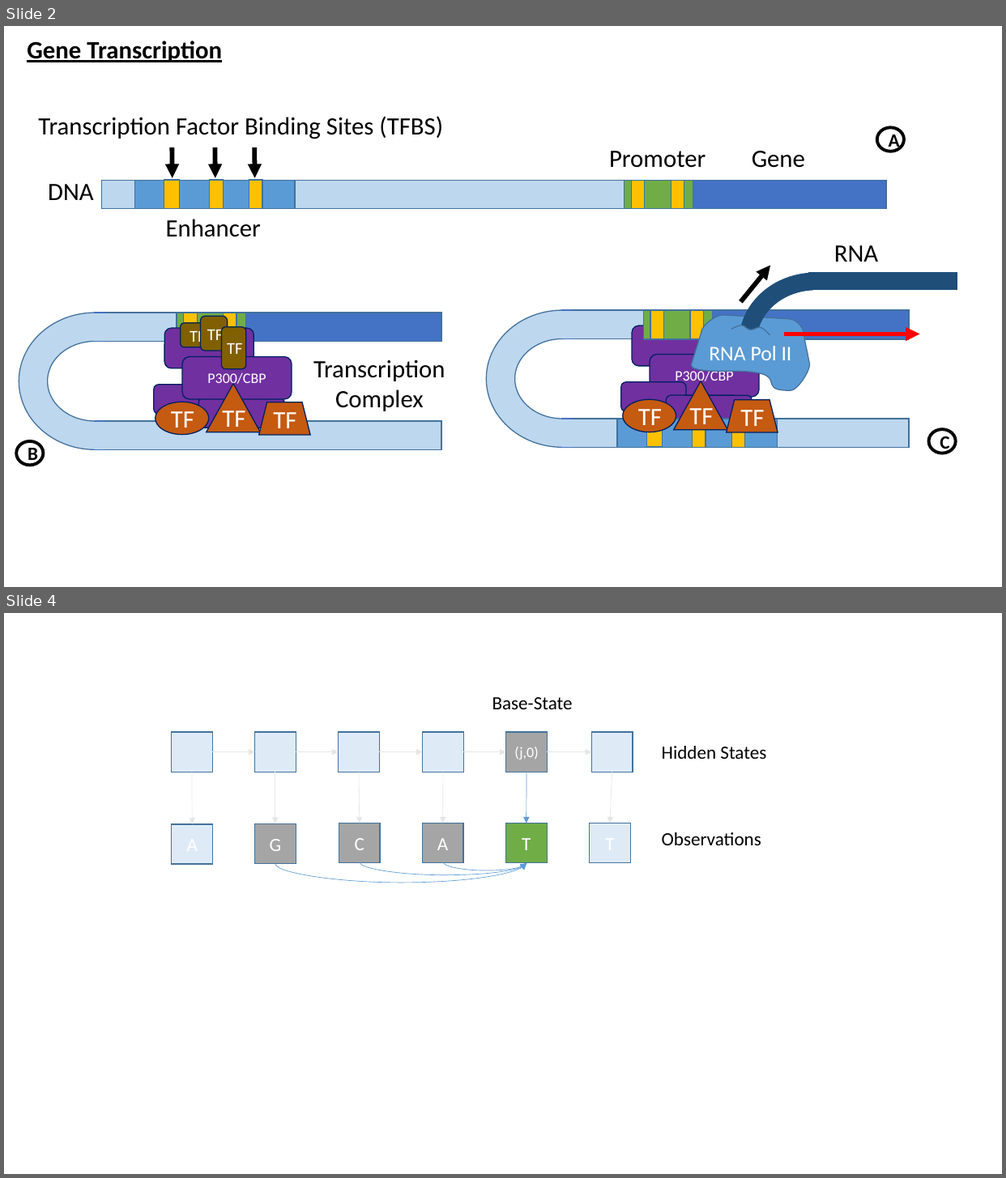
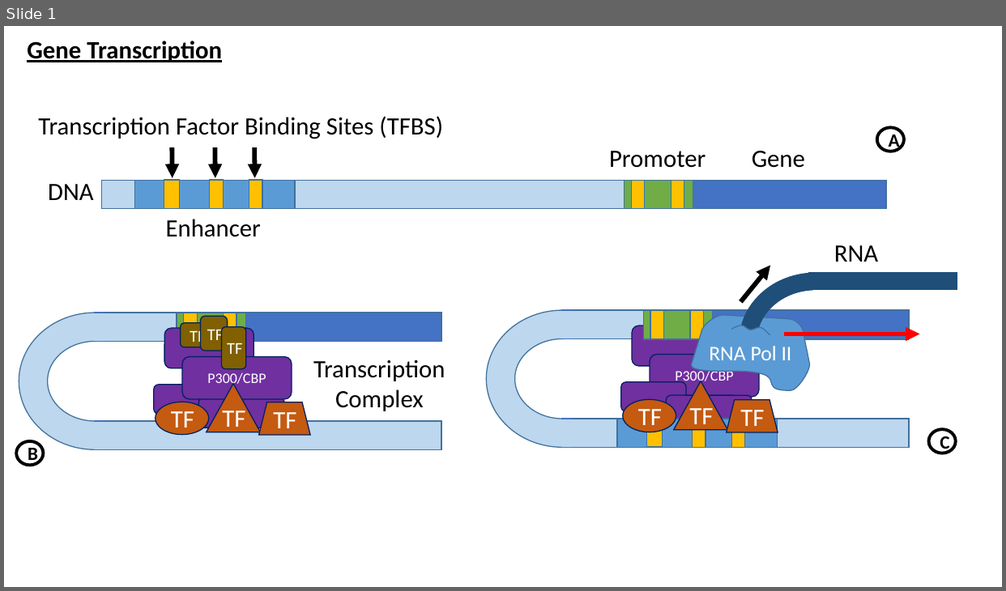
Before and after one commit to David-Taub/HOP-HMM, a slide deck: Help/Figures1.pptx. Shown one above the other, each under a label of ours: slides 2 and 4 before the commit, slide 1 after it; the slides between them are not shown. The pictures are 1006x1178 and 1006x591 pixels, drawn with LibreOffice and Linux fonts; fonts in the diff are those of the drawing. Boxes give left, top, right and bottom in pixels: in the first picture for what was removed or moved away, otherwise in the second. Text is boxed around its words. In the diff, an @@ line names an element or a change of style, - is before the commit and + after.

```diff
--- a/Help/Figures1.pptx
+++ b/Help/Figures1.pptx
@@ slide 4 removed at [4,613,1002,1174], background #FFFFFF @@
@@ text removed at [492,697,573,709] @@
-Base-State
@@ rectangle removed at [171,732,212,772] @@
@@ rectangle removed at [255,732,296,772] @@
@@ rectangle removed at [338,732,379,772] @@
@@ rectangle removed at [423,732,463,772] @@
@@ rectangle removed at [506,732,548,772] @@
-(j,0)
@@ rectangle removed at [592,732,633,772] @@
@@ arrow removed from (213, 752) to (255, 752) @@
@@ arrow removed from (296, 752) to (338, 752) @@
@@ arrow removed from (379, 752) to (423, 752) @@
@@ arrow removed from (463, 752) to (506, 752) @@
@@ arrow removed from (548, 752) to (592, 752) @@
@@ text removed at [662,746,766,759] @@
-Hidden States
@@ arrow removed from (192, 772) to (192, 824) @@
@@ arrow removed from (275, 772) to (275, 824) @@
@@ arrow removed from (359, 772) to (360, 824) @@
@@ arrow removed from (444, 772) to (443, 824) @@
@@ arrow removed from (526, 772) to (526, 824) @@
@@ arrow removed from (612, 772) to (611, 824) @@
@@ rectangle removed at [172,824,213,864] @@
@@ rectangle removed at [255,824,296,864] @@
-G
@@ rectangle removed at [339,824,380,863] @@
-C
@@ rectangle removed at [423,824,463,863] @@
-A
@@ rectangle removed at [505,824,547,863] @@
-T
@@ rectangle removed at [590,824,631,863] @@
@@ text removed at [662,833,761,845] @@
-Observations
@@ curved arrow removed from (275, 864) to (526, 863) @@
@@ curved arrow removed from (360, 862) to (527, 864) @@
@@ curved arrow removed from (444, 862) to (527, 864) @@
@@ what was slide 2 is now slide 1 @@
```
Also in this commit, not shown: 6 slides changed, 2 other slides removed, 2 other files.
